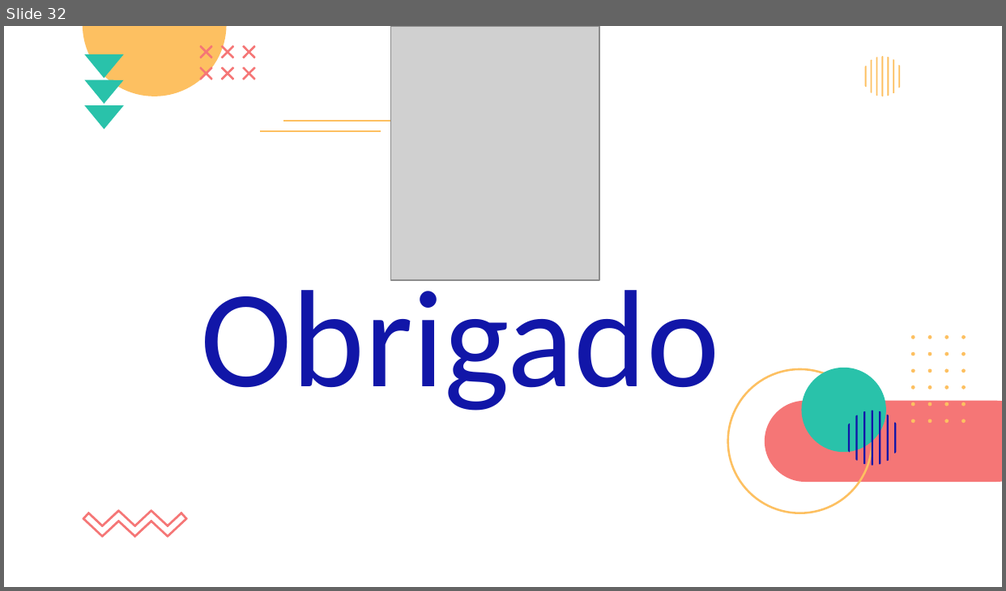
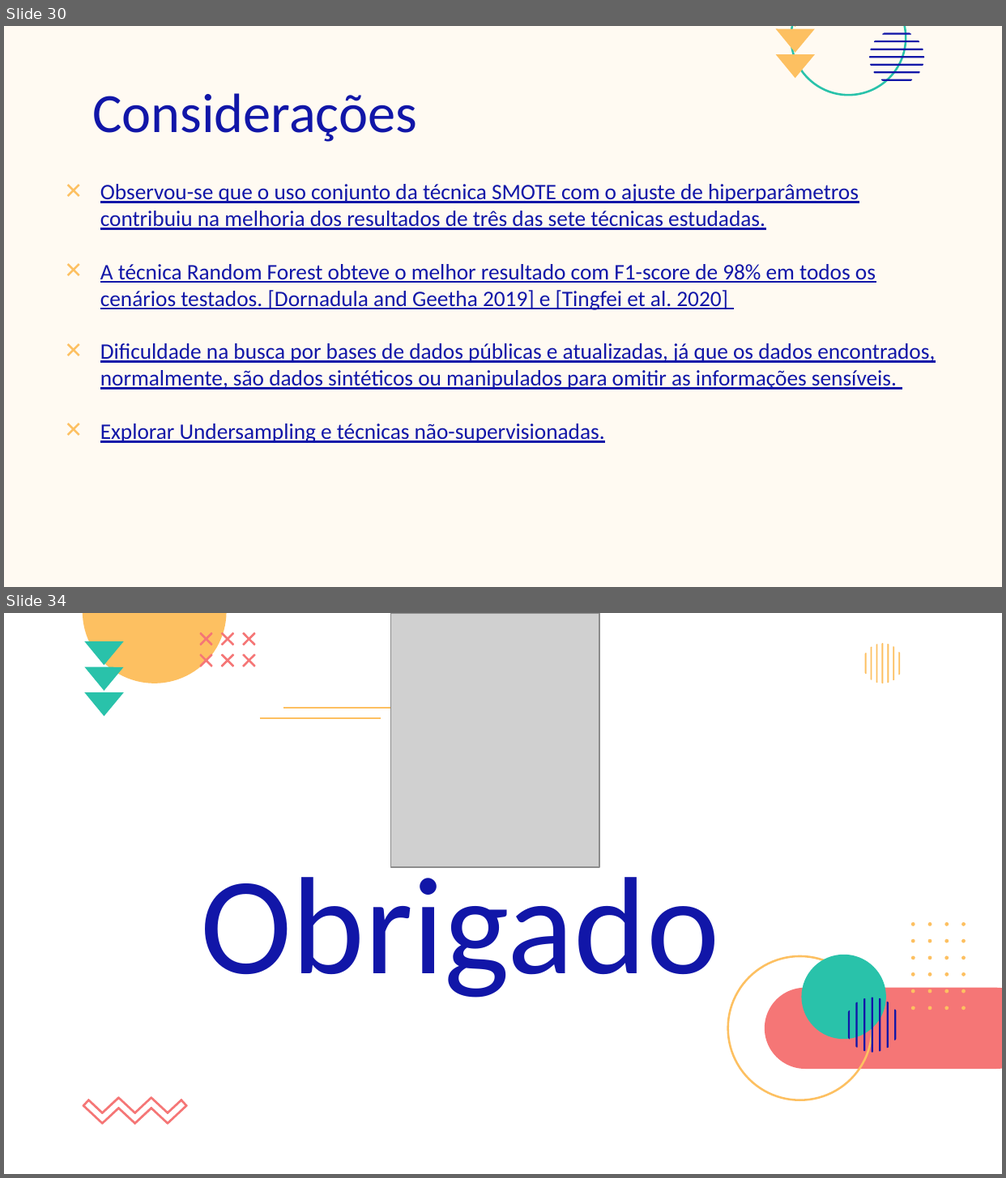
Before and after one commit to jpaulopd/IFB, a slide deck: artigoConclucaoCurso/apresentacaoTccFinal.pptx. Shown one above the other, each under a label of ours: slide 32 before the commit, slides 30 and 34 after it; the slides between them are not shown. The pictures are 1006x591 and 1006x1178 pixels, drawn with LibreOffice and Linux fonts; fonts in the diff are those of the drawing; grey boxes stand for pictures; background and template pictures are left out. Boxes give left, top, right and bottom in pixels: in the first picture for what was removed or moved away, otherwise in the second. Text is boxed around its words. In the diff, an @@ line names an element or a change of style, - is before the commit and + after.

Commit message:
ajustes tcc

```diff
--- a/artigoConclucaoCurso/apresentacaoTccFinal.pptx
+++ b/artigoConclucaoCurso/apresentacaoTccFinal.pptx
@@ slide 30 added at [4,26,1002,587], background #FFFAF2 @@
@@ group added at [773,26,924,95]: 11 freeform shapes @@
@@ title added at [92,93,417,142], 40 pt, text #1116A8 @@
+Considerações
@@ text added at [100,184,935,443], 16 pt, text #1116A8, underline @@
+✕ Observou-se que o uso conjunto da técnica SMOTE com o ajuste de hiperparâmetros contribuiu na melhoria dos resultados de três das sete técnicas estudadas.
+✕ A técnica Random Forest obteve o melhor resultado com F1-score de 98% em todos os cenários testados. [Dornadula and Geetha 2019] e [Tingfei et al. 2020]
+✕ Dificuldade na busca por bases de dados públicas e atualizadas, já que os dados encontrados, normalmente, são dados sintéticos ou manipulados para omitir as informações sensíveis.
+✕ Explorar Undersampling e técnicas não-supervisionadas.
@@ what was slide 32 is now slide 34 @@
```
Also in this commit, not shown: 6 slides changed, 2 other slides added, 1 slide removed, 1 other file.
